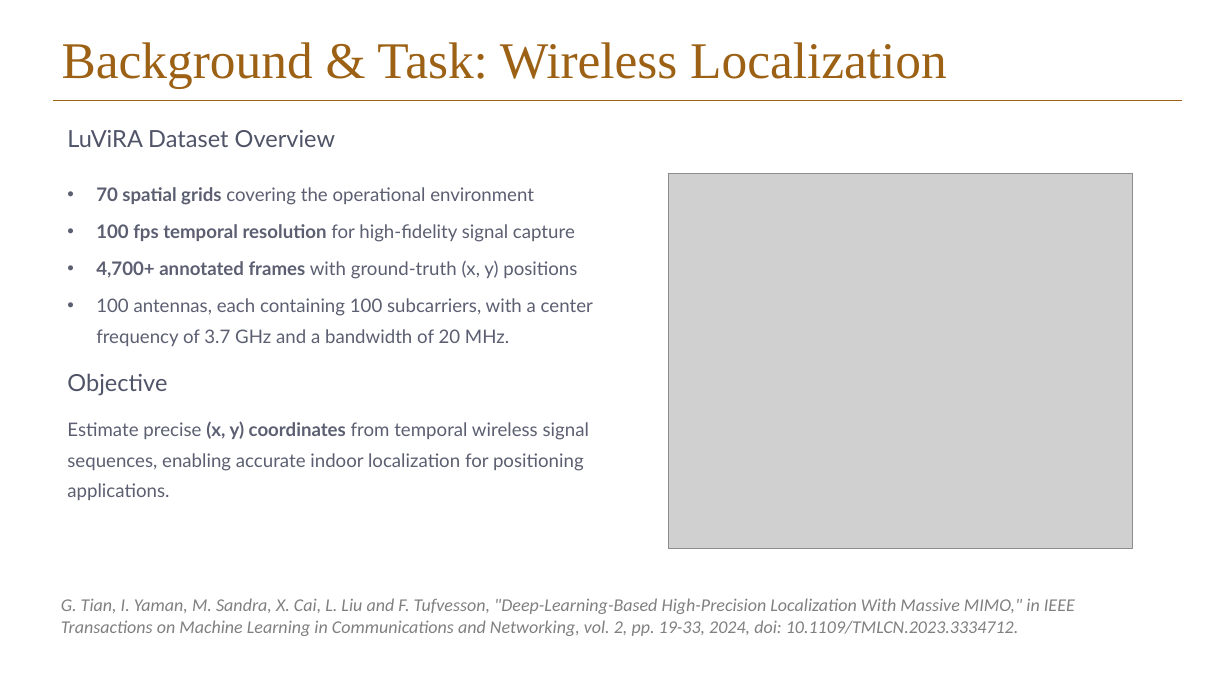
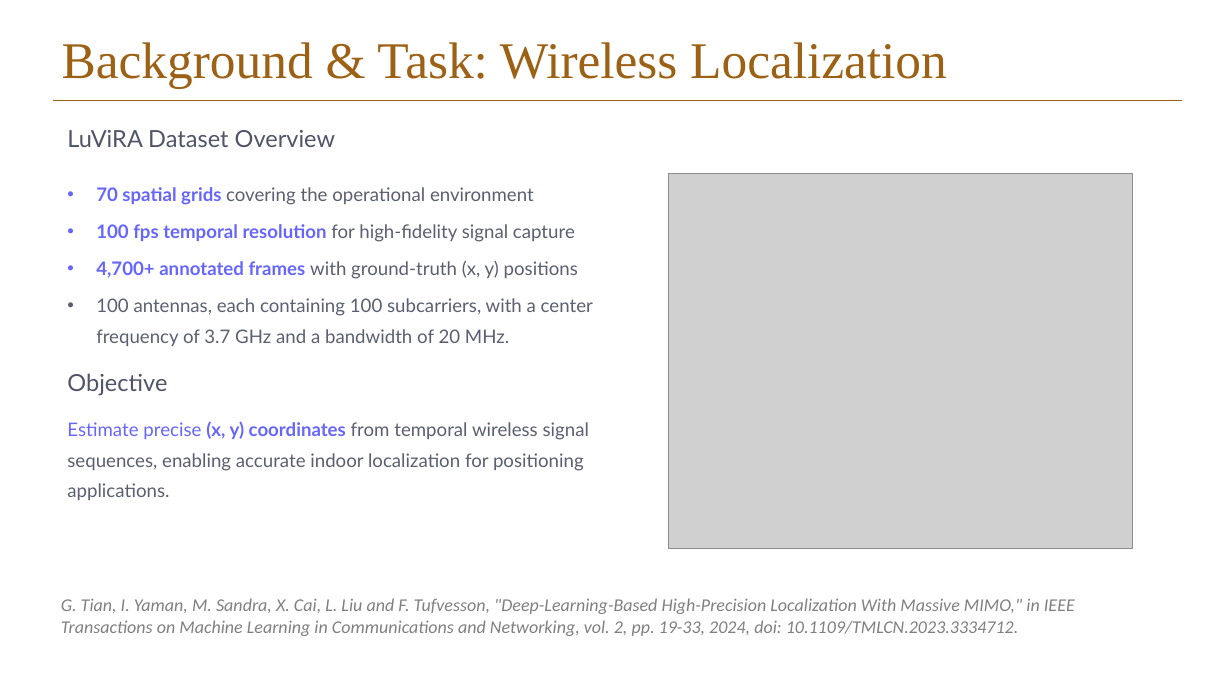
Before and after one commit to Elison-debug/Cmamba_reconstruct, a slide deck: slide 3 of pre-ssm.pptx. Drawn at 1232x692 pixels with LibreOffice and Linux fonts; fonts in the diff are those of the drawing; grey boxes stand for pictures; background and template pictures are left out. Boxes give left, top, right and bottom in pixels: in the first picture for what was removed or moved away, otherwise in the second. Text is boxed around its words. In the diff, an @@ line names an element or a change of style, - is before the commit and + after.

```diff
--- a/pre-ssm.pptx
+++ b/pre-ssm.pptx
@@ text "70 spatial grids covering the ..." at (x1=96, y1=187, x2=534, y2=205): text colour #5B5F71 to #6666FF in "70 spatial grids" @@
@@ text "100 fps temporal resolution for ..." at (x1=96, y1=224, x2=575, y2=242): text colour #5B5F71 to #6666FF in "100 fps temporal resolution" @@
@@ text "4,700+ annotated frames with ground‑truth ..." at (x1=96, y1=261, x2=578, y2=279): text colour #5B5F71 to #6666FF in "4,700+ annotated frames" @@
@@ text "Estimate precise (x, y) coordinates ..." at (x1=67, y1=421, x2=589, y2=500): text colour #5B5F71 to #6666FF in "Estimate precise (x, y) coordinates" @@
```
Also in this commit, not shown: 3 other slides changed, 2 slides removed, 1 other file.
